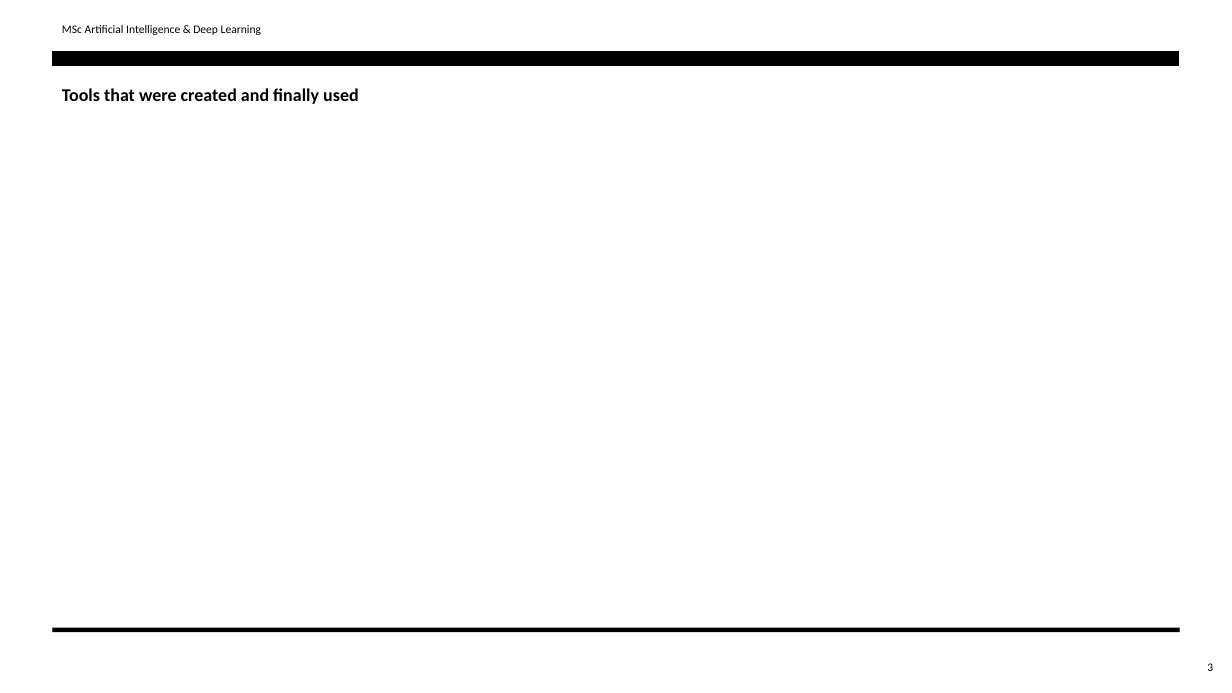
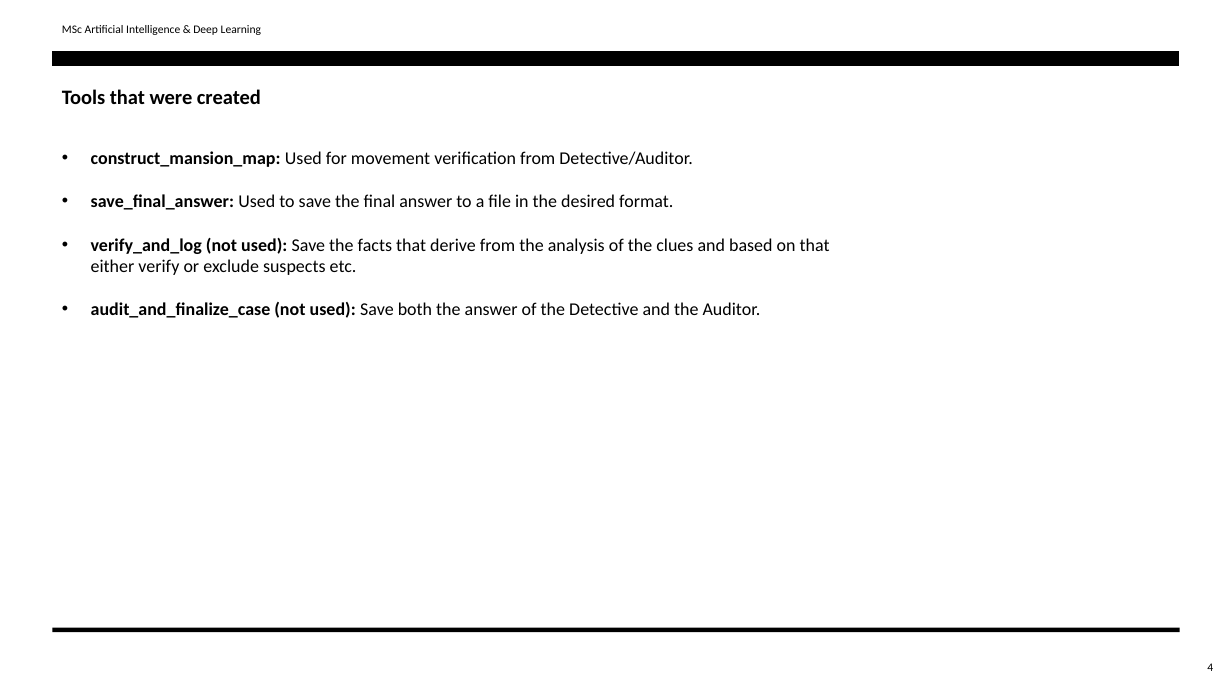
Before and after one commit to tcharos/Agentic-AI-Detective-Agency-using-Waldiez, a slide deck: slide 4 of Waldiez_finalPresentation.pptx (slide 3 before the commit). Drawn at 1232x693 pixels with LibreOffice and Linux fonts; fonts in the diff are those of the drawing. Boxes give left, top, right and bottom in pixels: in the first picture for what was removed or moved away, otherwise in the second. Text is boxed around its words. In the diff, an @@ line names an element or a change of style, - is before the commit and + after.

```diff
--- a/Waldiez_finalPresentation.pptx
+++ b/Waldiez_finalPresentation.pptx
@@ text at (x1=62, y1=89, x2=261, y2=104): text changed; size 14 to 16 pt @@
-Tools that were created and finally used
+Tools that were created
@@ text added at (x1=91, y1=151, x2=830, y2=318), 14 pt, text #000000 @@
+• construct_mansion_map: Used for movement verification from Detective/Auditor.
+• save_final_answer: Used to save the final answer to a file in the desired format.
+• verify_and_log (not used): Save the facts that derive from the analysis of the clues and based on that either verify or exclude suspects etc.
+• audit_and_finalize_case (not used): Save both the answer of the Detective and the Auditor.
@@ page number at (x1=1207, y1=663, x2=1213, y2=671): text changed @@
-3
+4
```
Also in this commit, not shown: 3 other slides changed, 1 slide added, 1 other file.
